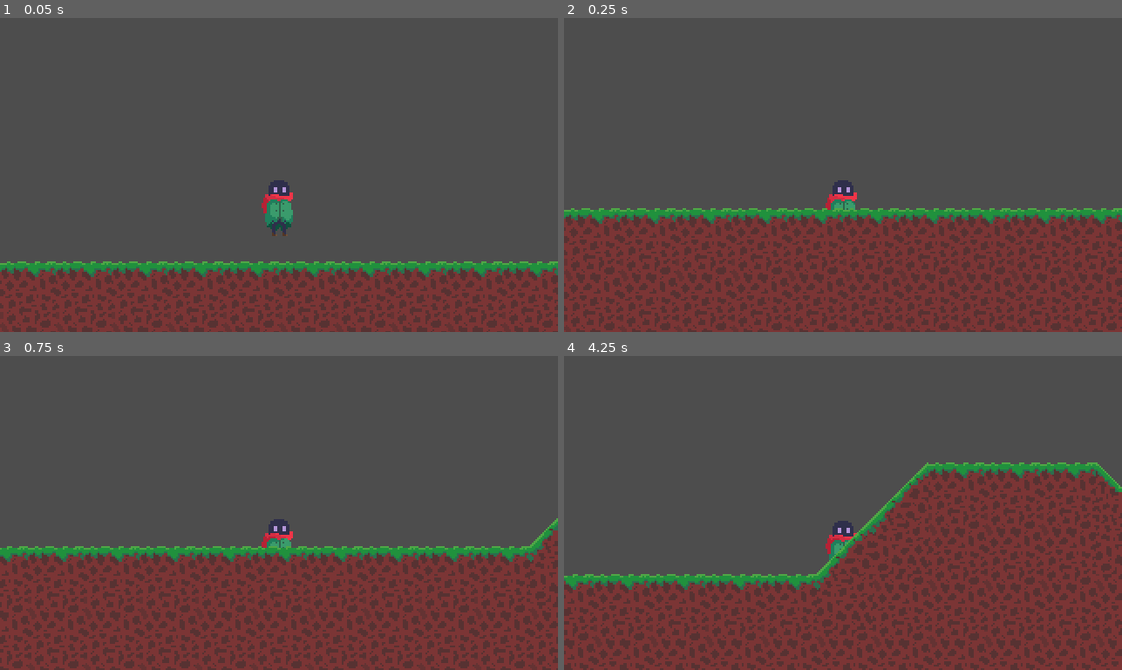
Above: before the commit, frames 1-4 (two rows, left to right).
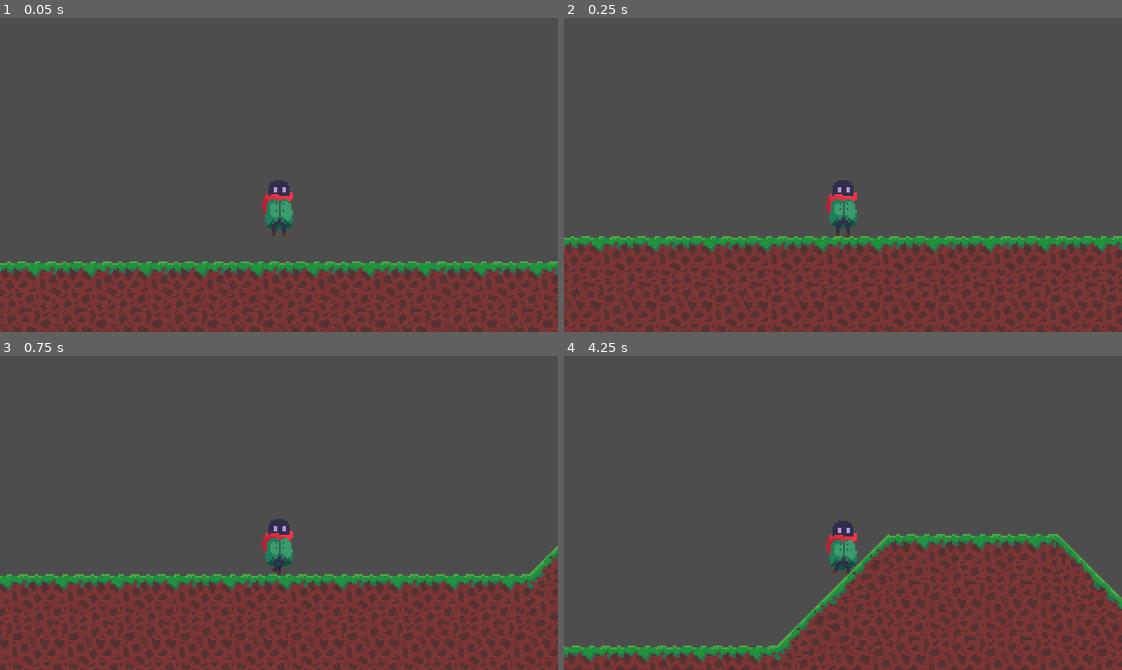
Above: after the commit, the same moments.

Repository: Archit-Pandit/its-still-raining
Game: Godot game, scene res://scenes/cottage.tscn
The game is run twice, just before and just after one commit, with the same random seed, the same clock (stepped at 60 frames per second) and the same inputs.
Inputs:
- Up to frame 1 (0.05 s): no input
- Up to frame 2 (0.25 s): no input
- Up to frame 3 (0.75 s): tap Enter at 0.5 s; hold D (walk_right) from 0.53 s (still down)
- Up to frame 4 (4.25 s): tap W (jump) at 0.77, 1.52, 3.02, 3.77 s; release D (walk_right) at 2.03 s; hold A (walk_left) 2.03-2.78 s; hold D (walk_right) from 2.78 s (still down)

Frame 1 is identical in both runs. In frame 2, 23% of the frame differs, in the area x 0-100%, y 60-100%; in frame 3, 24%; in frame 4, 34%, in the area x 0-100%, y 33-100%.

Commit message:
added physics collisions to tilemap

Diff:
--- a/scenes/cottage.tscn
+++ b/scenes/cottage.tscn
@@ -1,6 +1,5 @@
-[gd_scene load_steps=6 format=3 uid="uid://l8yqjp6pv5rv"]
+[gd_scene load_steps=5 format=3 uid="uid://l8yqjp6pv5rv"]
 
-[ext_resource type="Script" path="res://scripts/TerrainDrawer.gd" id="1_u4x3v"]
 [ext_resource type="PackedScene" uid="uid://gb835g2j1rn6" path="res://scenes/player.tscn" id="2_um25d"]
 [ext_resource type="Texture2D" uid="uid://bnv324pg3ggub" path="res://sprites/ground_tiles_32x.png" id="3_bkx31"]
 
@@ -8,41 +7,96 @@
 texture = ExtResource("3_bkx31")
 texture_region_size = Vector2i(32, 32)
 0:0/0 = 0
+0:0/0/physics_layer_0/linear_velocity = Vector2(0, 0)
+0:0/0/physics_layer_0/angular_velocity = 0.0
+0:0/0/physics_layer_0/polygon_0/points = PackedVector2Array(-16, -16, 16, -16, 16, 16, -16, 16)
 1:0/0 = 0
+1:0/0/physics_layer_0/linear_velocity = Vector2(0, 0)
+1:0/0/physics_layer_0/angular_velocity = 0.0
+1:0/0/physics_layer_0/polygon_0/points = PackedVector2Array(-16, -16, 16, -16, 16, 16, -16, 16)
 2:0/0 = 0
+2:0/0/physics_layer_0/linear_velocity = Vector2(0, 0)
+2:0/0/physics_layer_0/angular_velocity = 0.0
+2:0/0/physics_layer_0/polygon_0/points = PackedVector2Array(-16, -16, 16, -16, 16, 16, -16, 16)
 4:0/0 = 0
+4:0/0/physics_layer_0/linear_velocity = Vector2(0, 0)
+4:0/0/physics_layer_0/angular_velocity = 0.0
+4:0/0/physics_layer_0/polygon_0/points = PackedVector2Array(16, -16, -16, 16, 16, 16)
 5:0/0 = 0
+5:0/0/physics_layer_0/linear_velocity = Vector2(0, 0)
+5:0/0/physics_layer_0/angular_velocity = 0.0
+5:0/0/physics_layer_0/polygon_0/points = PackedVector2Array(-16, -16, 16, 16, -16, 16)
 0:1/0 = 0
+0:1/0/physics_layer_0/linear_velocity = Vector2(0, 0)
+0:1/0/physics_layer_0/angular_velocity = 0.0
+0:1/0/physics_layer_0/polygon_0/points = PackedVector2Array(-16, -16, 16, -16, 16, 16, -16, 16)
 1:1/0 = 0
+1:1/0/physics_layer_0/linear_velocity = Vector2(0, 0)
+1:1/0/physics_layer_0/angular_velocity = 0.0
+1:1/0/physics_layer_0/polygon_0/points = PackedVector2Array(-16, -16, 16, -16, 16, 16, -16, 16)
 2:1/0 = 0
+2:1/0/physics_layer_0/linear_velocity = Vector2(0, 0)
+2:1/0/physics_layer_0/angular_velocity = 0.0
+2:1/0/physics_layer_0/polygon_0/points = PackedVector2Array(-16, -16, 16, -16, 16, 16, -16, 16)
 3:1/0 = 0
+3:1/0/physics_layer_0/linear_velocity = Vector2(0, 0)
+3:1/0/physics_layer_0/angular_velocity = 0.0
+3:1/0/physics_layer_0/polygon_0/points = PackedVector2Array(-16, 16, 16, -16, 16, 16)
 4:1/0 = 0
+4:1/0/physics_layer_0/linear_velocity = Vector2(0, 0)
+4:1/0/physics_layer_0/angular_velocity = 0.0
+4:1/0/physics_layer_0/polygon_0/points = PackedVector2Array(-16, -16, 16, -16, 16, 16, -16, 16)
 5:1/0 = 0
+5:1/0/physics_layer_0/linear_velocity = Vector2(0, 0)
+5:1/0/physics_layer_0/angular_velocity = 0.0
+5:1/0/physics_layer_0/polygon_0/points = PackedVector2Array(-16, -16, 16, -16, 16, 16, -16, 16)
 6:1/0 = 0
+6:1/0/physics_layer_0/linear_velocity = Vector2(0, 0)
+6:1/0/physics_layer_0/angular_velocity = 0.0
+6:1/0/physics_layer_0/polygon_0/points = PackedVector2Array(-16, -16, 16, 16, -16, 16)
 0:2/0 = 0
+0:2/0/physics_layer_0/linear_velocity = Vector2(0, 0)
+0:2/0/physics_layer_0/angular_velocity = 0.0
+0:2/0/physics_layer_0/polygon_0/points = PackedVector2Array(-16, -16, 16, -16, 16, 16, -16, 16)
 1:2/0 = 0
+1:2/0/physics_layer_0/linear_velocity = Vector2(0, 0)
+1:2/0/physics_layer_0/angular_velocity = 0.0
+1:2/0/physics_layer_0/polygon_0/points = PackedVector2Array(-16, -16, -16, 16, 16, 16, 16, -16)
 2:2/0 = 0
+2:2/0/physics_layer_0/linear_velocity = Vector2(0, 0)
+2:2/0/physics_layer_0/angular_velocity = 0.0
+2:2/0/physics_layer_0/polygon_0/points = PackedVector2Array(-16, -16, 16, -16, 16, 16, -16, 16)
 3:2/0 = 0
+3:2/0/physics_layer_0/linear_velocity = Vector2(0, 0)
+3:2/0/physics_layer_0/angular_velocity = 0.0
+3:2/0/physics_layer_0/polygon_0/points = PackedVector2Array(-16, -16, 16, -16, 16, 16)
 4:2/0 = 0
+4:2/0/physics_layer_0/linear_velocity = Vector2(0, 0)
+4:2/0/physics_layer_0/angular_velocity = 0.0
+4:2/0/physics_layer_0/polygon_0/points = PackedVector2Array(-16, -16, -16, 16, 16, 16, 16, -16, -16, -16)
 5:2/0 = 0
+5:2/0/physics_layer_0/linear_velocity = Vector2(0, 0)
+5:2/0/physics_layer_0/angular_velocity = 0.0
+5:2/0/physics_layer_0/polygon_0/points = PackedVector2Array(-16, -16, -16, 16, 16, 16, 16, -16)
 6:2/0 = 0
+6:2/0/physics_layer_0/linear_velocity = Vector2(0, 0)
+6:2/0/physics_layer_0/angular_velocity = 0.0
+6:2/0/physics_layer_0/polygon_0/points = PackedVector2Array(-16, -16, -16, 16, 16, -16)
 4:3/0 = 0
+4:3/0/physics_layer_0/linear_velocity = Vector2(0, 0)
+4:3/0/physics_layer_0/angular_velocity = 0.0
+4:3/0/physics_layer_0/polygon_0/points = PackedVector2Array(-16, -16, 16, -16, 16, 16)
 5:3/0 = 0
+5:3/0/physics_layer_0/linear_velocity = Vector2(0, 0)
+5:3/0/physics_layer_0/angular_velocity = 0.0
+5:3/0/physics_layer_0/polygon_0/points = PackedVector2Array(-16, -16, -16, 16, 16, -16)
 
 [sub_resource type="TileSet" id="TileSet_pbogh"]
 tile_size = Vector2i(32, 32)
+physics_layer_0/collision_layer = 1
 sources/0 = SubResource("TileSetAtlasSource_f4ffj")
 
 [node name="World" type="Node2D"]
-
-[node name="StaticBody2D" type="StaticBody2D" parent="."]
-visible = false
-script = ExtResource("1_u4x3v")
-
-[node name="CollisionPolygon2D" type="CollisionPolygon2D" parent="StaticBody2D"]
-polygon = PackedVector2Array(8, 0, 8, 144, 80, 144, 96, 128, 128, 128, 144, 144, 176, 144, 176, 128, 208, 128, 208, 160, 280, 160, 320, 152, 424, 152, 480, 96, 536, 96, 608, 152, 640, 152, 640, 0, 672, 0, 672, 216, -8, 216, -8, 0)
-
-[node name="Polygon2D" type="Polygon2D" parent="StaticBody2D/CollisionPolygon2D"]
 
 [node name="Player" parent="." instance=ExtResource("2_um25d")]
 position = Vector2(32, 112)
